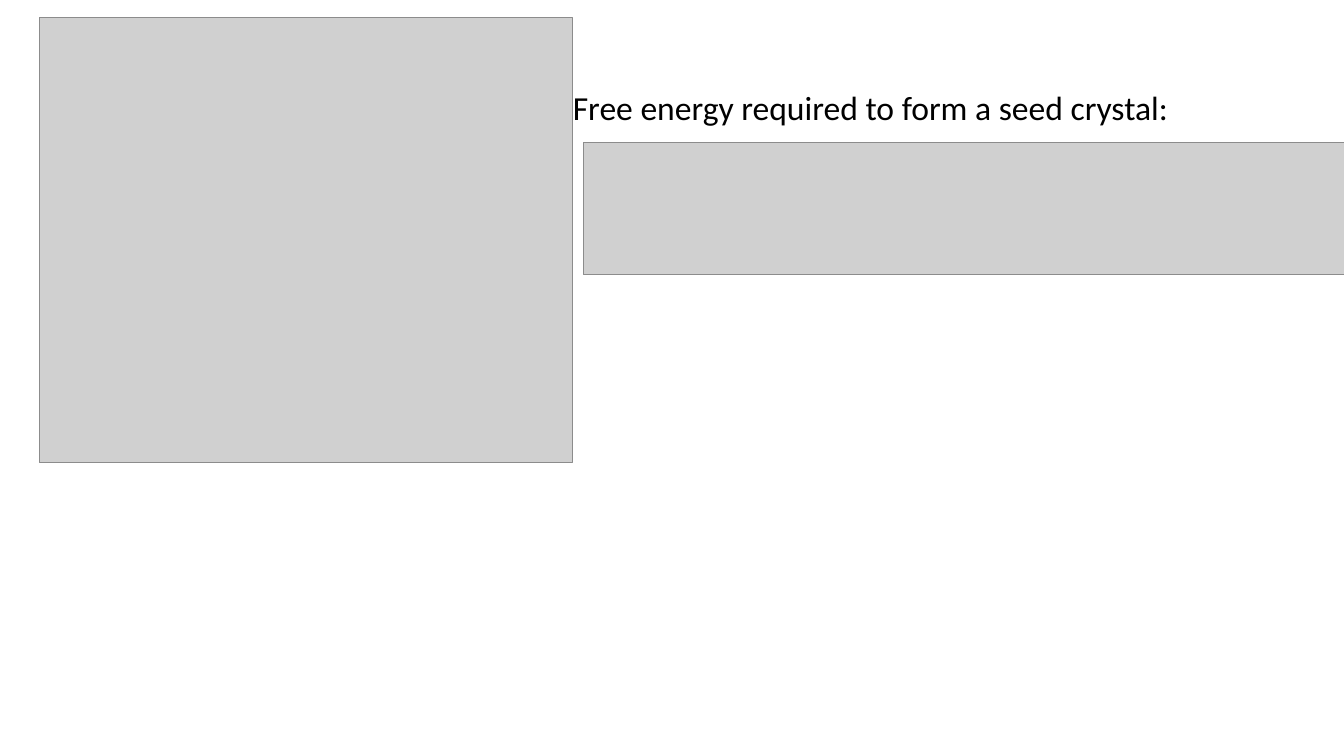
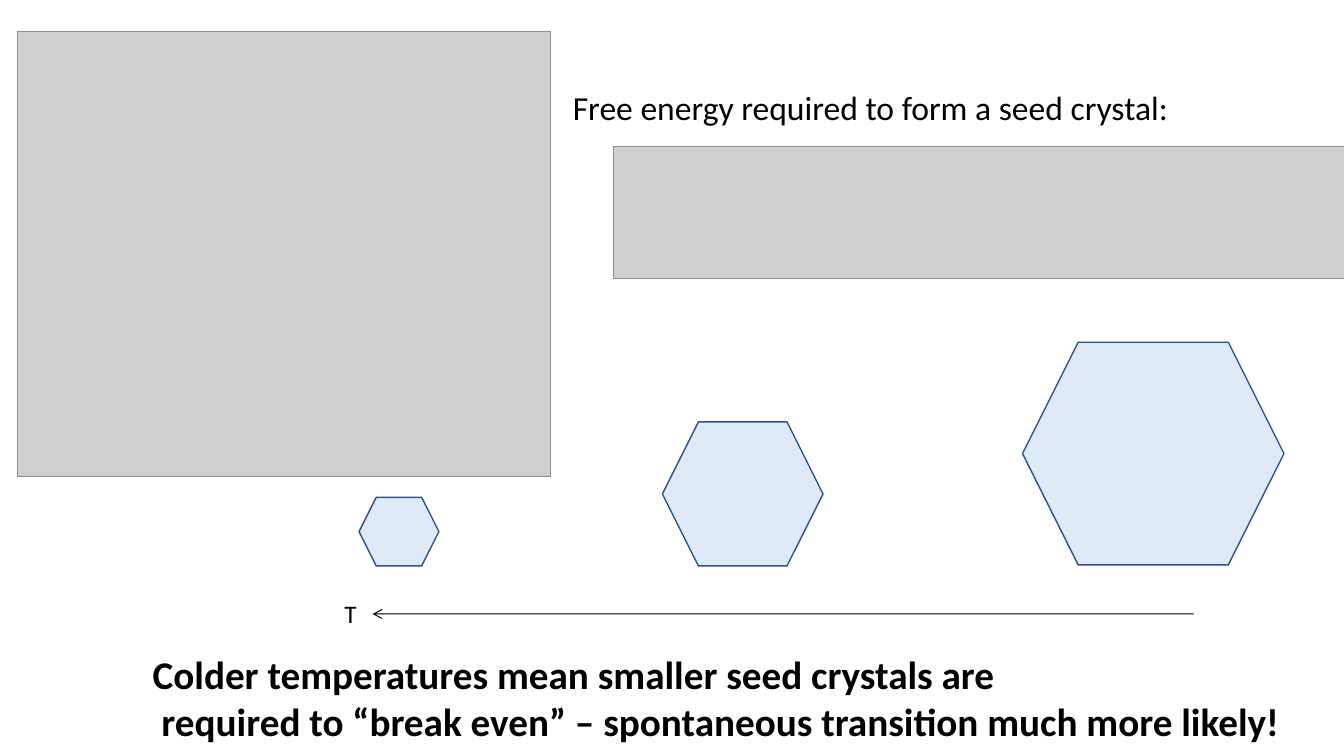
Before and after one commit to AndrewLoeppky/phys509, a slide deck: slide 4 of Atmospheric Ice Nuclei.ppt. Drawn at 1344x756 pixels with LibreOffice and Linux fonts; fonts in the diff are those of the drawing; grey boxes stand for pictures. Boxes give left, top, right and bottom in pixels: in the first picture for what was removed or moved away, otherwise in the second. Text is boxed around its words. In the diff, an @@ line names an element or a change of style, - is before the commit and + after.

```diff
--- a/Atmospheric Ice Nuclei.ppt
+++ b/Atmospheric Ice Nuclei.ppt
@@ picture: place and size @@
-picture at [39,18,572,463]
+picture at [18,32,551,478]
@@ picture: place and size @@
-picture at [583,142,1344,274]
+picture at [614,146,1344,278]
@@ hexagon added at [1023,343,1284,565], fill #DEEBF7, outline #2F528F 0.99 pt @@
@@ hexagon added at [662,422,822,566], fill #DEEBF7, outline #2F528F 0.99 pt @@
@@ hexagon added at [359,497,438,565], fill #DEEBF7, outline #2F528F 0.99 pt @@
@@ text added at [344,606,356,623], 18 pt, text #000000 @@
+T
@@ arrow added from (1193, 614) to (373, 614), #000000 0.74 pt @@
@@ text added at [153,661,1279,742], 28 pt, text #000000, bold @@
+Colder temperatures mean smaller seed crystals are
+required to “break even” – spontaneous transition much more likely!
```
Also in this commit, not shown: 4 other slides changed, 4 slides added, 1 slide removed, 7 other files.
